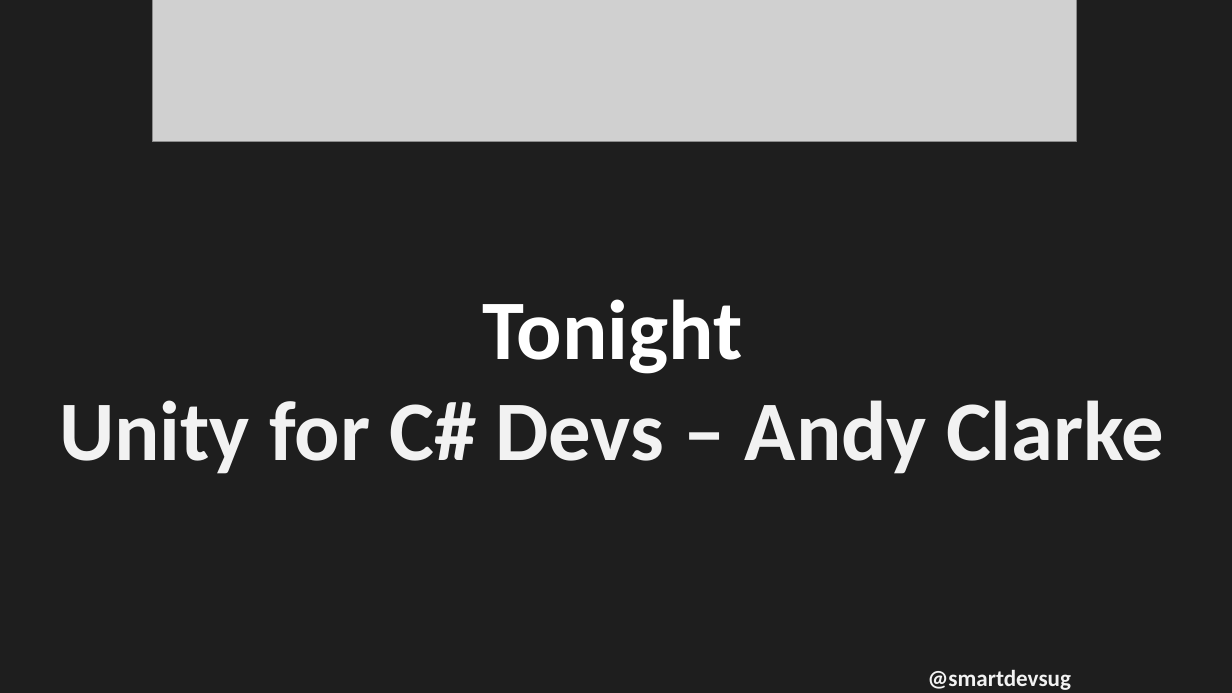
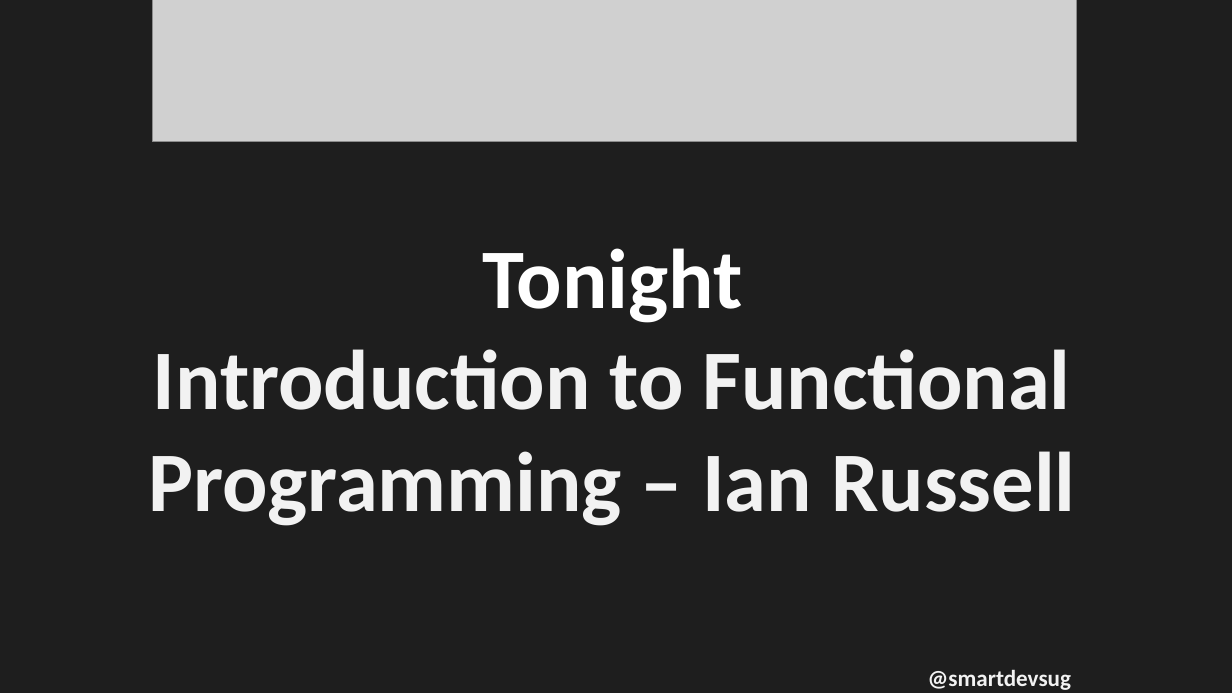
Before and after one commit to rippo/smartdevs, a slide deck: slide 7 of WelcomePresentation-SmartDevs.pptx. Drawn at 1232x693 pixels with LibreOffice and Linux fonts; fonts in the diff are those of the drawing; grey boxes stand for pictures. Boxes give left, top, right and bottom in pixels: in the first picture for what was removed or moved away, otherwise in the second. Text is boxed around its words. In the diff, an @@ line names an element or a change of style, - is before the commit and + after.

```diff
--- a/WelcomePresentation-SmartDevs.pptx
+++ b/WelcomePresentation-SmartDevs.pptx
@@ text at box(148, 248, 1075, 526): text changed @@
-Tonight
-Unity for C# Devs – Andy Clarke
+Tonight
+Introduction to Functional Programming – Ian Russell
```
Also in this commit, not shown: 1 other slide changed.
